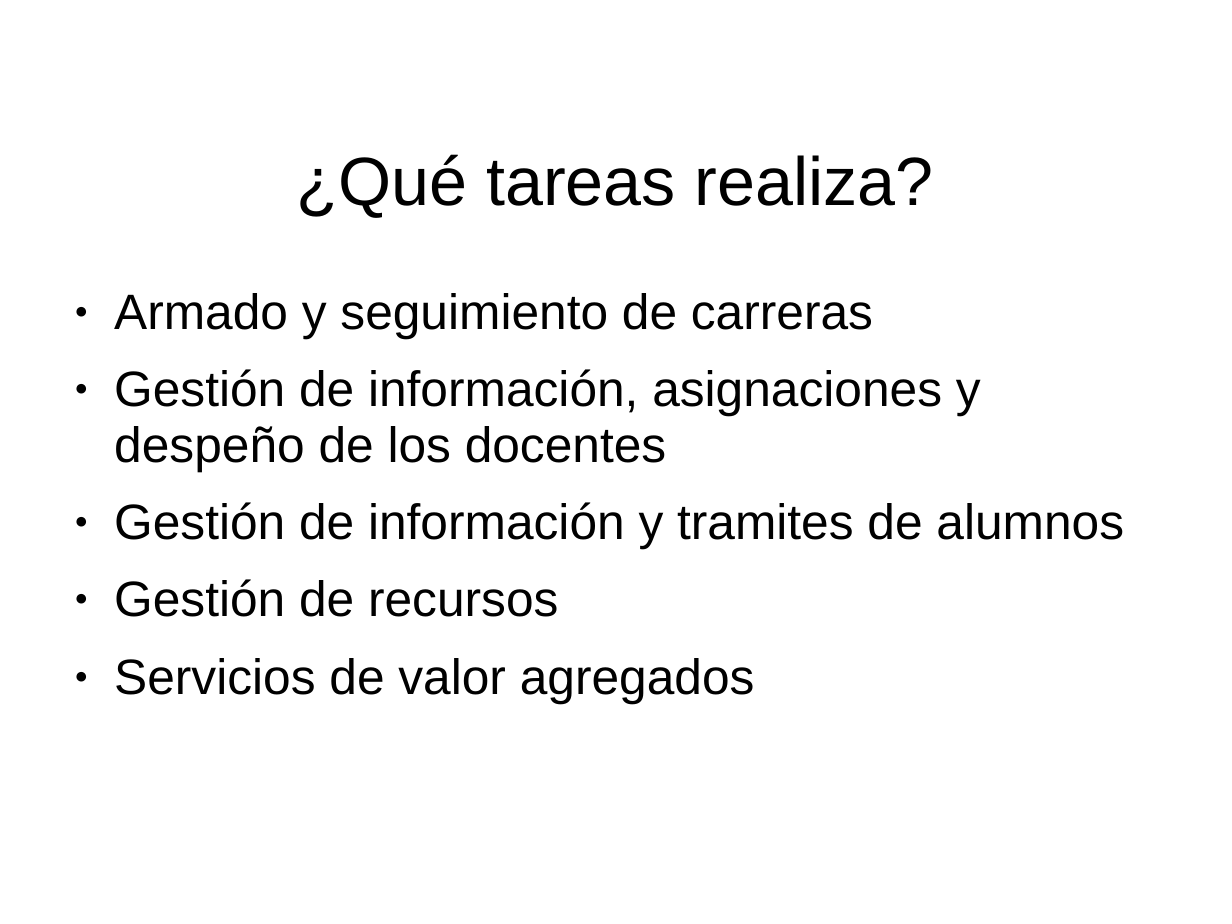
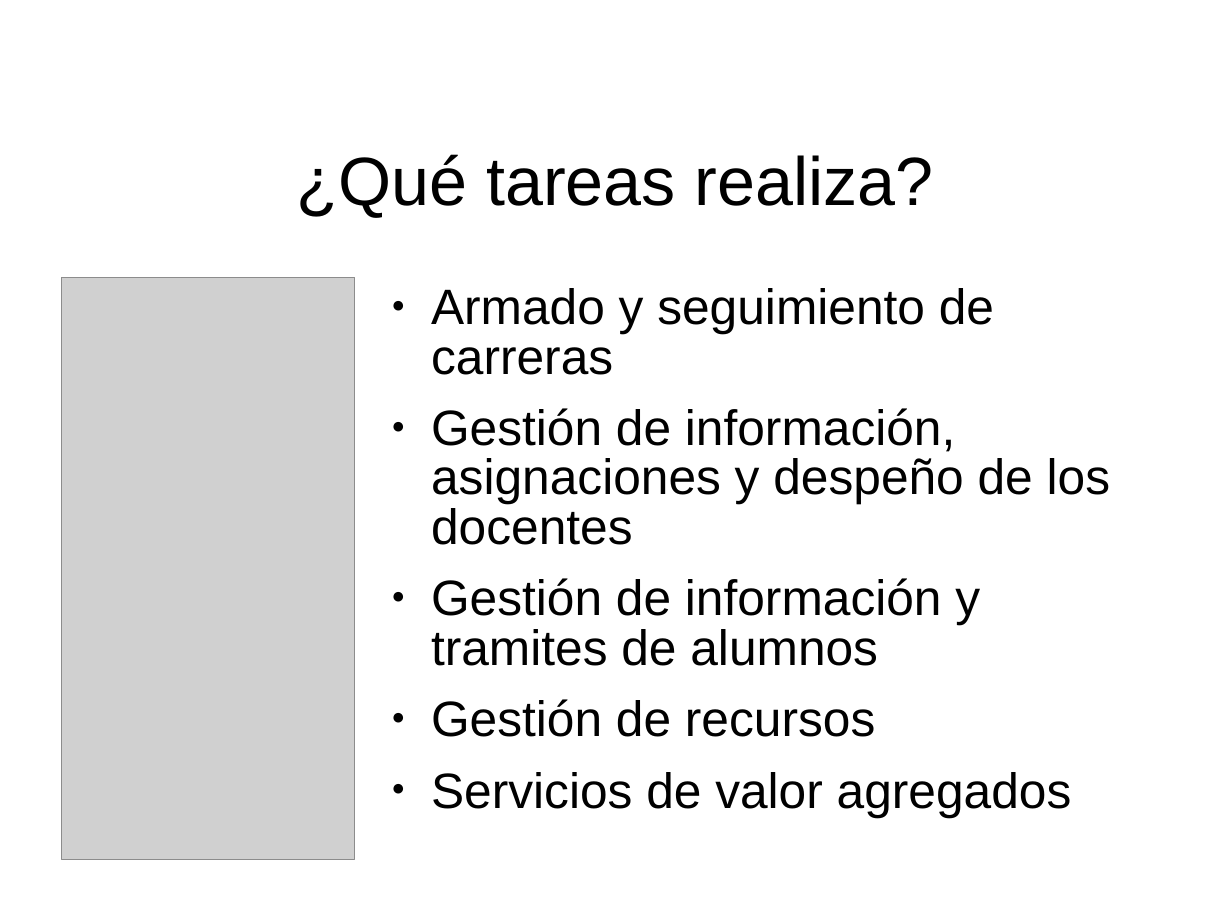
Before and after one commit to afichera/deukin, a slide deck: slide 3 of presentación.ppt. Drawn at 1232x924 pixels with LibreOffice and Linux fonts; fonts in the diff are those of the drawing; grey boxes stand for pictures; background and template pictures are left out. Boxes give left, top, right and bottom in pixels: in the first picture for what was removed or moved away, otherwise in the second. Text is boxed around its words. In the diff, an @@ line names an element or a change of style, - is before the commit and + after.

```diff
--- a/presentación.ppt
+++ b/presentación.ppt
@@ picture added at box(61, 277, 354, 860) @@
@@ text "Armado y seguimiento de carreras": place and size @@
-text "Armado y seguimiento de carreras" at box(114, 293, 1124, 703)
+text "Armado y seguimiento de carreras" at box(431, 288, 1110, 817)
@@ text "Armado y seguimiento de carreras" at box(431, 288, 1110, 817): line spacing 0.93 to 0.83 @@
```
Also in this commit, not shown: 5 other slides changed, 2 slides added, 3 slides removed.
